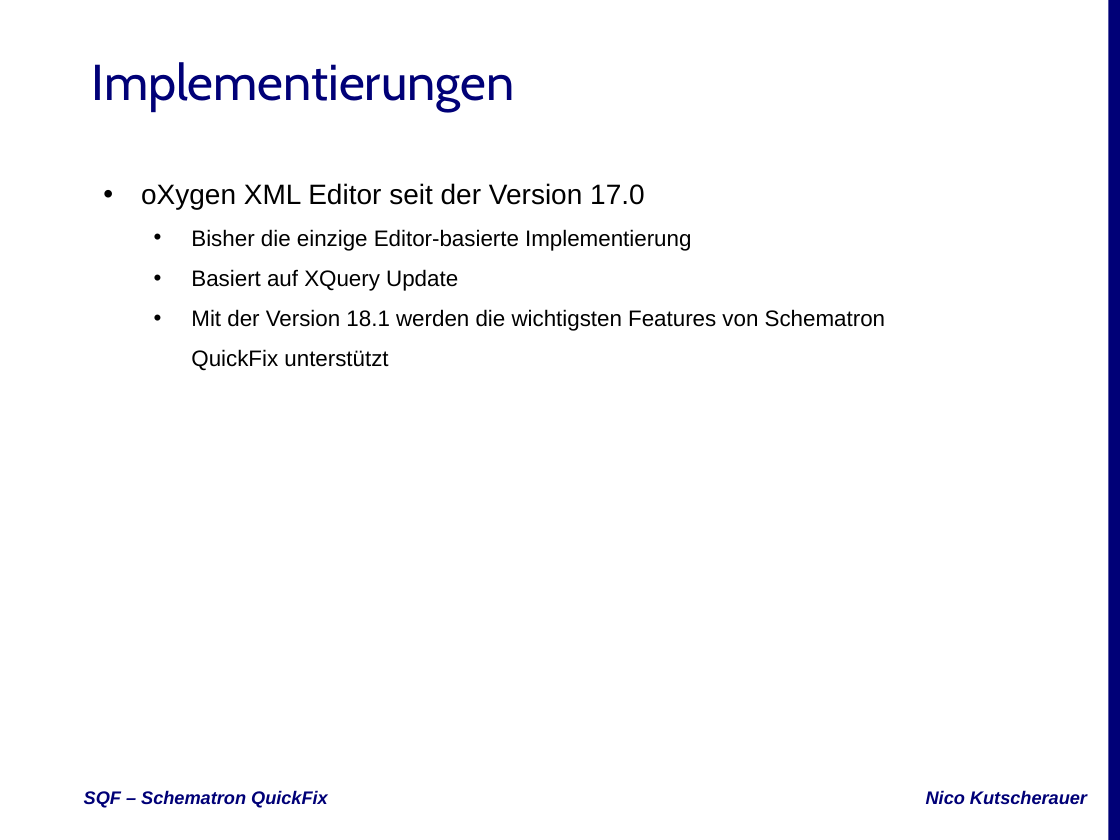
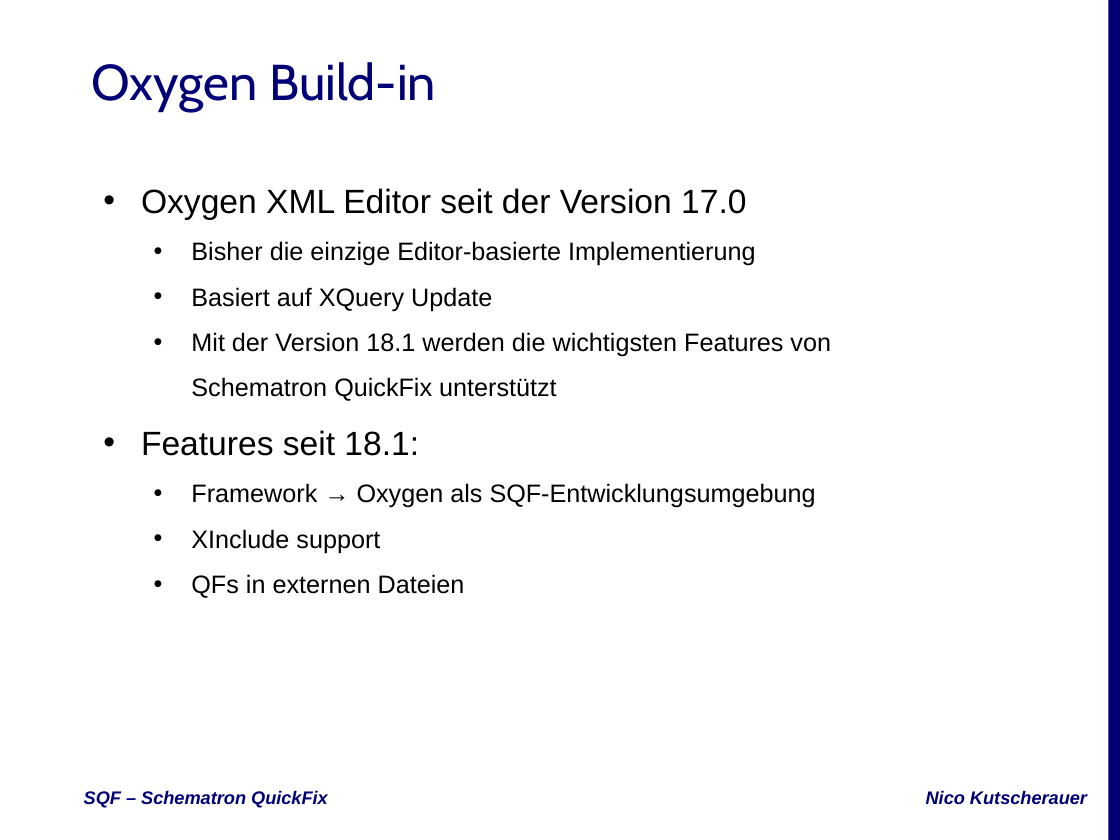
Before and after one commit to nkutsche/SchematronQuickFix-2017-11-17, a slide deck: slide 13 of SQF-Escali.pptx (slide 5 before the commit). Drawn at 1120x840 pixels with LibreOffice and Linux fonts; fonts in the diff are those of the drawing; background and template pictures are left out. Boxes give left, top, right and bottom in pixels: in the first picture for what was removed or moved away, otherwise in the second. Text is boxed around its words. In the diff, an @@ line names an element or a change of style, - is before the commit and + after.

```diff
--- a/SQF-Escali.pptx
+++ b/SQF-Escali.pptx
@@ title at (92,62,436,111): text changed @@
-Implementierungen
+Oxygen Build-in
@@ subtitle at (141,188,746,220): text changed; size 20 to 24 pt @@
-• oXygen XML Editor seit der Version 17.0
+• Oxygen XML Editor seit der Version 17.0
@@ subtitle at (191,241,831,401): size 16 to 18 pt in "Bisher die einzige Editor-basierte Implementierung", "Basiert auf XQuery Update", "Mit der Version 18.1 werden die wichtigsten ..." @@
@@ subtitle at (141,430,816,598): paragraphs added @@
+• Features seit 18.1:
+  • Framework → Oxygen als SQF-Entwicklungsumgebung
+  • XInclude support
+  • QFs in externen Dateien
```
Also in this commit, not shown: 6 other slides changed, 22 slides added, 1 slide removed, 4 other files.
